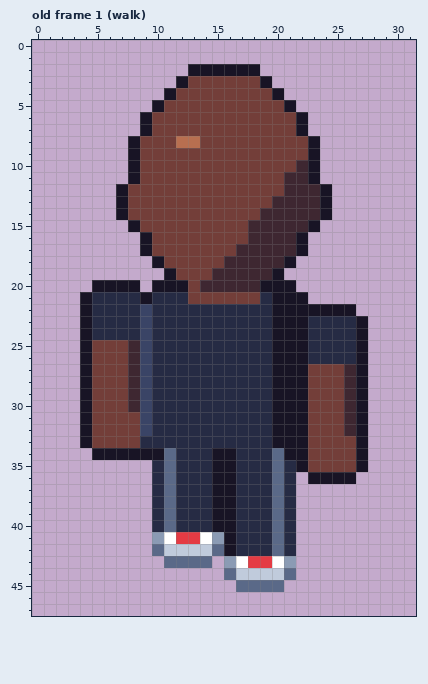
Pixel-art file, stored at art/road/walker-ben.aseprite. This is how it looked before the edit.
32x48 pixels, 6 frames. Shown: old frame 1 (walk). The commit also changed other frames, which this record leaves out.
Once edited:
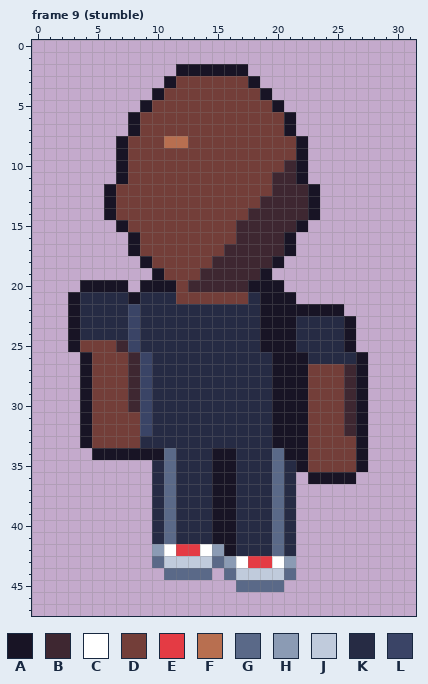
Palette (. is transparent): A #181425  B #3e2731  C #ffffff  D #733e39  E #e43b44  F #b86f50  G #5a6988  H #8b9bb4  J #c0cbdc  K #262b44  L #3a4466
A new or re-ordered frame is compared with the old frame closest to it.
What changed:
frames 6 -> 10
Frame 9 (stumble) is new; against old frame 1 (walk):
Colour A is added in row 2 at x 12; in row 3 at x 11; in row 4 at x 10; in row 5 at x 9; in rows 6 to 7 at x 8; in rows 8 to 11 at x 7.
Colour A is added in rows 12 to 14 at x 6; in row 15 at x 7; in rows 16 to 17 at x 8; in row 18 at x 9; in row 19 at x 10; in row 20 at x 4 and 9.
Colour A is added in rows 21 to 25 at x 3.
Colour A replaces colour B in rows 10 to 11 at x 22; in rows 12 to 14 at x 23; in row 15 at x 22; in rows 16 to 17 at x 21; in row 18 at x 20; in row 19 at x 19.
Colour A replaces colour B in row 20 at x 18.
Colour A replaces colour D in row 3 at x 18; in row 4 at x 19; in row 5 at x 20; in rows 6 to 7 at x 21; in rows 8 to 9 at x 22.
Colour A replaces colour H in row 41 at x 15.
Colour A replaces colour K in row 21 at x 8 and 19; in row 22 at x 19; in rows 23 to 25 at x 19 and 26.
Colour B replaces colour D in row 10 at x 21; in rows 11 to 12 at x 20; in row 13 at x 19; in row 14 at x 18; in rows 15 to 16 at x 17; in row 17 at x 16.
Colour B replaces colour D in row 18 at x 15; in row 19 at x 14; in row 20 at x 13; in row 25 at x 7.
Colour C replaces colour J in row 42 at x 11 and 14.
Colour D replaces colour A in row 3 at x 12; in row 4 at x 11; in row 5 at x 10; in rows 6 to 7 at x 9; in rows 8 to 11 at x 8; in rows 12 to 14 at x 7.
Colour D replaces colour A in row 15 at x 8; in rows 16 to 17 at x 9; in row 18 at x 10; in row 19 at x 11; in row 20 at x 12; in row 25 at x 4.
Colour D replaces colour F in row 8 at x 13.
Colour D replaces colour K in row 21 at x 12.
Colour E replaces colour J in row 42 at x 12 to 13.
Colour F replaces colour D in row 8 at x 11.
Colour G is added in row 43 at x 10 and 15; in row 44 at x 11 to 14.
Colour G replaces colour C in row 41 at x 11.
Colour H replaces colour G in row 42 at x 10 and 15.
Colour J replaces colour G in row 43 at x 11 to 14.
Colour K replaces colour A in row 21 at x 4 and 9; in row 22 at x 4; in rows 23 to 24 at x 4 and 22; in row 25 at x 22.
Colour K replaces colour C in row 41 at x 14.
Colour K replaces colour D in row 21 at x 18.
Colour K replaces colour E in row 41 at x 12 to 13.
Colour K replaces colour H in row 41 at x 10.
Colour K replaces colour L in rows 22 to 25 at x 9.
Colour L replaces colour B in row 25 at x 8.
Colour L replaces colour K in rows 22 to 24 at x 8.
Colour A is removed in row 2 at x 18; in row 3 at x 19; in row 4 at x 20; in row 5 at x 21; in rows 6 to 7 at x 22; in rows 8 to 11 at x 23.
Colour A is removed in rows 12 to 14 at x 24; in row 15 at x 23; in rows 16 to 17 at x 22; in row 18 at x 21; in row 19 at x 20; in row 20 at x 8 and 21.
Colour A is removed in row 21 at x 22; in row 22 at x 26; in rows 23 to 25 at x 27.
